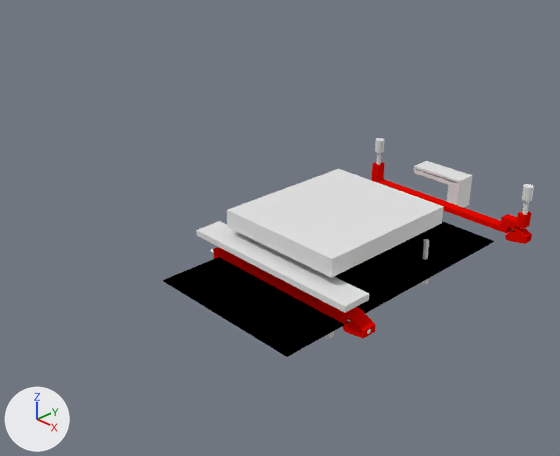
The Blender file mev/din-rail-mounts.blend, before and after one commit.
One viewpoint serves both versions: a 50 mm lens placed at (0.306, -0.286, 0.243), pointed at (-0.002, 0.005, 0.039). Lighting does not change. The marker at lower left points along +X, +Y and +Z.
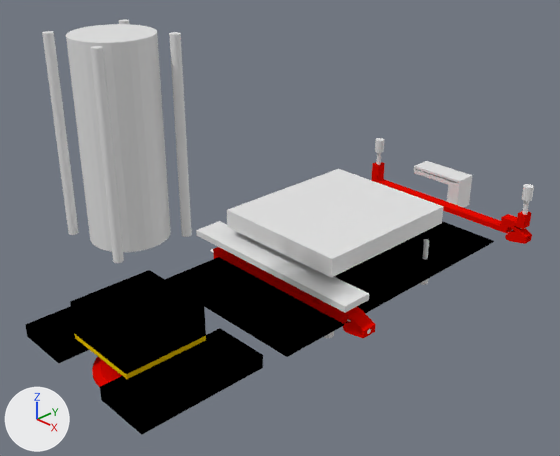
Location of each change, [x1, y1, x2, y2] in pixels of the pictures (560 x 456 px):
'Cylinder.008', added
    after: [66, 24, 171, 252]
'Cube.006', added (black)
    after: [70, 270, 206, 374]
'Cube.004', added (black)
    after: [100, 328, 263, 434]
'Cylinder.009', added
    after: [91, 46, 124, 263]
'Cylinder.011', added
    after: [42, 31, 79, 235]
'Cylinder.010', added
    after: [169, 32, 192, 237]
'Cube.005', added (black)
    after: [25, 306, 89, 363]
'Cube.007', added (yellow)
    after: [75, 334, 206, 379]
'Cylinder.007', added (red)
    after: [92, 357, 122, 387]
'Cylinder.012', added
    after: [119, 19, 129, 24]

Patch to the scene script:
```diff
--- a/mev/din-rail-mounts.blend.py
+++ b/mev/din-rail-mounts.blend.py
@@ mat_material @@
+mat_material = diffuse_material('Material')
+mat_material.base_color = (0.8, 0.526, 0.0)  # yellow #e7c000
@@ me_cube_007 @@
+me_cube_007.from_pydata(...)  # 340 vertices, 178 faces; spans x -0.025..0.025, y -0.025..0.025, z -0.0102..0.0102
+me_cube_007.materials.append(mat_material)  # yellow #e7c000
@@ me_cube_006 @@
+me_cube_006.from_pydata(...)  # 264 vertices, 142 faces; spans x -0.025..0.025, y -0.025..0.025, z -0.01..0.01
+me_cube_006.materials.append(mat_material_001)  # black #000000
@@ me_cylinder_010 @@
+me_cylinder_010.from_pydata(...)  # a 32-sided cylinder along z spanning x -0.021..0.021, y -0.021..0.021, z -0.05..0.05
@@ me_cube_005 @@
+me_cube_005.from_pydata(...)  # a box spanning x -0.0175..0.0175, y -0.038..0.038, z 0.0..0.008
+me_cube_005.materials.append(mat_material_001)  # black #000000
@@ me_cylinder_008 @@
+me_cylinder_008.from_pydata(...)  # 211 vertices, 136 faces; spans x -0.027..0.027, y -0.027..0.027, z -0.01..0.011
+me_cylinder_008.materials.append(mat_rosso)  # red #e70b00
@@ ob_cube_007 @@
+ob_cube_007 = bpy.data.objects.new('Cube.007', me_cube_007)
+ob_cube_007.location = (0.0, -0.1, 0.0095)
+ob_cube_007.scale = (1.0, 1.0, 0.15)
@@ ob_cylinder_012 @@
+ob_cylinder_012 = bpy.data.objects.new('Cylinder.012', me_cylinder.copy())  # the mesh of ob_cylinder
+ob_cylinder_012.location = (-0.021, -0.08, 0.121)
+ob_cylinder_012.scale = (0.0025, 0.0025, 0.05)
@@ ob_cylinder_011 @@
+ob_cylinder_011 = bpy.data.objects.new('Cylinder.011', me_cylinder.copy())  # the mesh of ob_cylinder
+ob_cylinder_011.location = (-0.021, -0.12, 0.121)
+ob_cylinder_011.scale = (0.0025, 0.0025, 0.05)
@@ ob_cylinder_010 @@
+ob_cylinder_010 = bpy.data.objects.new('Cylinder.010', me_cylinder.copy())  # the mesh of ob_cylinder
+ob_cylinder_010.location = (0.02, -0.08, 0.121)
+ob_cylinder_010.scale = (0.0025, 0.0025, 0.05)
@@ ob_cylinder_009 @@
+ob_cylinder_009 = bpy.data.objects.new('Cylinder.009', me_cylinder.copy())  # the mesh of ob_cylinder
+ob_cylinder_009.location = (0.02, -0.12, 0.121)
+ob_cylinder_009.scale = (0.0025, 0.0025, 0.05)
@@ ob_cube_006 @@
+ob_cube_006 = bpy.data.objects.new('Cube.006', me_cube_006)
+ob_cube_006.location = (0.0, -0.1, 0.021)
@@ ob_cylinder_008 @@
+ob_cylinder_008 = bpy.data.objects.new('Cylinder.008', me_cylinder_010)
+ob_cylinder_008.location = (0.0, -0.1, 0.121)
+ob_cylinder_008.scale = (0.952, 0.952, 1.0)
@@ ob_cube_005 @@
+ob_cube_005 = bpy.data.objects.new('Cube.005', me_cube_005)
+ob_cube_005.location = (-0.0385, -0.1, 0.0)
@@ ob_cube_004 @@
+ob_cube_004 = bpy.data.objects.new('Cube.004', me_cube_005.copy())
+ob_cube_004.location = (0.0385, -0.1, 0.0)
@@ ob_cylinder_007 @@
+ob_cylinder_007 = bpy.data.objects.new('Cylinder.007', me_cylinder_008)
+ob_cylinder_007.location = (0.0, -0.1, 0.0)
```
